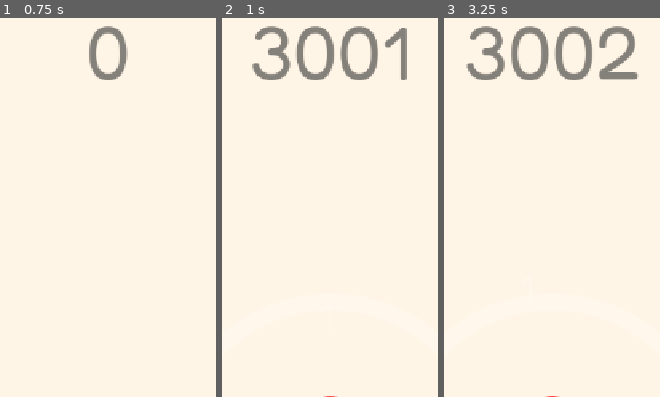
Above: before the commit, frames 1-3 (left to right).
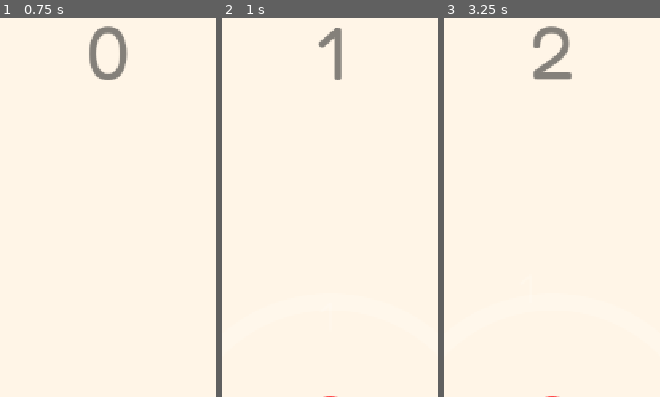
Above: after the commit, the same moments.

Repository: christianstrang/button-clicker
Game: Godot game, scene res://Scenes/Main.tscn
The game is run twice, just before and just after one commit, with the same random seed, the same clock (stepped at 60 frames per second) and the same inputs.
Inputs (mouse positions are % of the whole screen's width and height, from its top left):
- Up to frame 1 (0.75 s): tap Enter at 0.5 s; move the mouse to (51, 73) at 0.52 s; click (51, 73) at 0.67 s
- Up to frame 2 (1 s): no input
- Up to frame 3 (3.25 s): tap Space at 1.25 s; move the mouse to (30, 54) at 1.27 s; click (30, 54) at 1.42 s; tap Enter at 2 s; move the mouse to (61, 25) at 2.02 s; click (61, 25) at 2.17 s; move the mouse to (45, 70) at 2.77 s; click (45, 70) at 2.92 s
The pictures show only the part of the screen within x 26-76%, y 15-65%; the shares and areas given below are measured in that part.

Frame 1 is identical in both runs. In frame 2, 4.5% of the frame differs, in the area x 13-86%, y 2-17%; in frame 3, 5.0%, in the area x 10-91%, y 2-17%.

Commit message:
feat: integrate GameState for timer management and update GameManager currency

Diff:
--- a/Scripts/CountdownTimer.gd
+++ b/Scripts/CountdownTimer.gd
@@ -6,7 +6,7 @@
 var first_click_received = false
 
 func _ready():
-	# Set initial text
+	time_remaining = GameState.current_timer_duration
 	text = str(time_remaining)
 
 	# Create the timer
--- a/Scripts/GameManager.gd
+++ b/Scripts/GameManager.gd
@@ -1,7 +1,7 @@
 extends Node
 
 signal currency_changed(new_currency)
-var currency = 3000
+var currency = 0
 var click_power = 1
 
 func _ready():
--- /dev/null
+++ b/Scripts/GameState.gd
@@ -0,0 +1,17 @@
+extends Node
+
+var base_timer_duration = 5
+var current_timer_duration = 5
+var cost_reduction_level = 0
+
+func increase_timer_duration(amount: int):
+	current_timer_duration += amount
+	print("Timer duration increased to: %ds" % current_timer_duration)
+
+func increase_cost_reduction():
+	cost_reduction_level += 1
+	print("Cost reduction level: %d" % cost_reduction_level)
+
+func get_effective_cost_progression(base_progression: float) -> float:
+	var reduced_progression = base_progression - (cost_reduction_level * 0.1)
+	return max(reduced_progression, 1.0)
--- a/Scripts/Shop.gd
+++ b/Scripts/Shop.gd
@@ -64,6 +64,9 @@
 	GameManager.currency = 0
 	get_tree().change_scene_to_file("res://Scenes/Main.tscn")
 
+func get_current_timer_duration() -> int:
+	return current_timer_duration
+
 func display_upgrades():
 	# clear the container
 	for child in v_box_container.get_children():
@@ -126,15 +129,10 @@
 			print("Click power increased to: %d" % GameManager.click_power)
 
 		"increase_time_value":
-			current_timer_duration += upgrade_data.effect_value
-			print("Timer duration increased to: %ds" % current_timer_duration)
+			GameState.increase_timer_duration(upgrade_data.effect_value)
 
 		"reduce_cost_progression":
-			cost_reduction_level += 1
-			print("Cost reduction level: %d (reduces multipliers by %.1f)" % [cost_reduction_level, cost_reduction_level * 0.1])
-
-		_:
-			print("Unknown upgrade effect: %s" % upgrade_data.effect)
+			GameState.increase_cost_reduction()
 
 func get_effective_cost_progression(base_progression: float) -> float:
 	# Apply cost reduction: each level reduces progression by 0.1
--- a/project.godot
+++ b/project.godot
@@ -18,6 +18,7 @@
 [autoload]
 
 GameManager="*res://Scripts/GameManager.gd"
+GameState="*res://Scripts/GameState.gd"
 
 [display]
 
Not shown, added: Scripts/GameState.gd.uid
